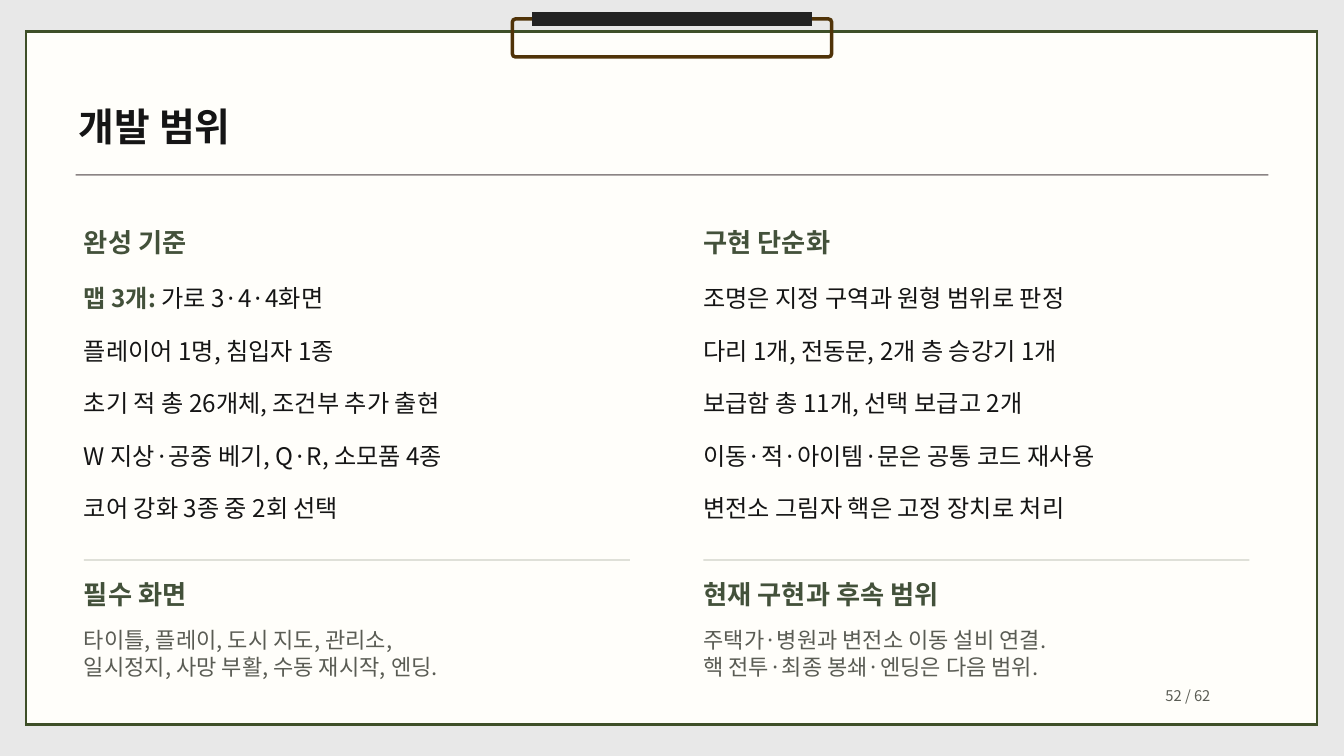
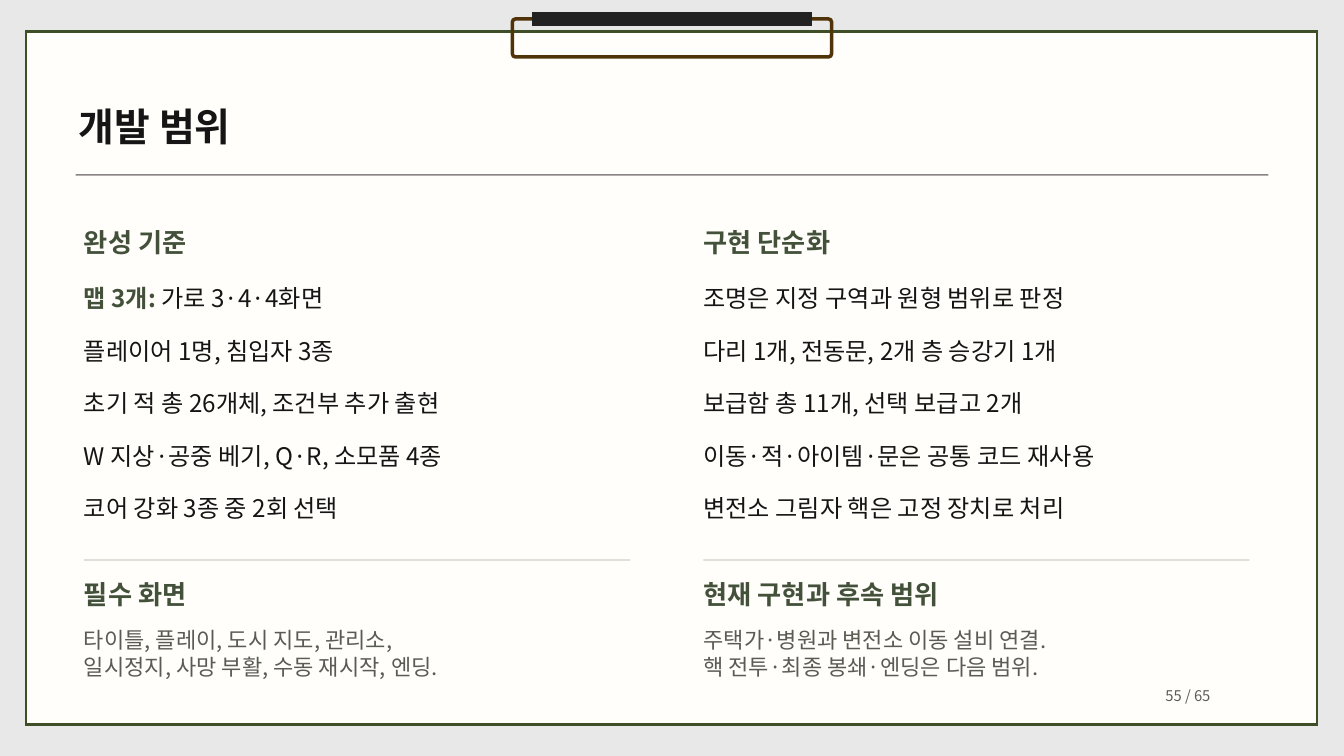
Before and after one commit to dbguswh/2Dgame_project, a slide deck: slide 55 of 2D게임프로그래밍 기획서.pptx (slide 52 before the commit). Drawn at 1344x756 pixels with LibreOffice and Linux fonts; fonts in the diff are those of the drawing. Boxes give left, top, right and bottom in pixels: in the first picture for what was removed or moved away, otherwise in the second. Text is boxed around its words. In the diff, an @@ line names an element or a change of style, - is before the commit and + after.

Commit message:
광륜과 구역별 침입자 및 다리 시점 연출을 기획에 반영

```diff
--- a/2D게임프로그래밍 기획서.pptx
+++ b/2D게임프로그래밍 기획서.pptx
@@ text at box(84, 340, 334, 365): text changed @@
-플레이어 1명, 침입자 1종
+플레이어 1명, 침입자 3종
@@ text at box(1165, 690, 1210, 701): text changed @@
-52 / 62
+55 / 65
```
Also in this commit, not shown: 60 other slides changed, 3 slides added, 1 other file.
